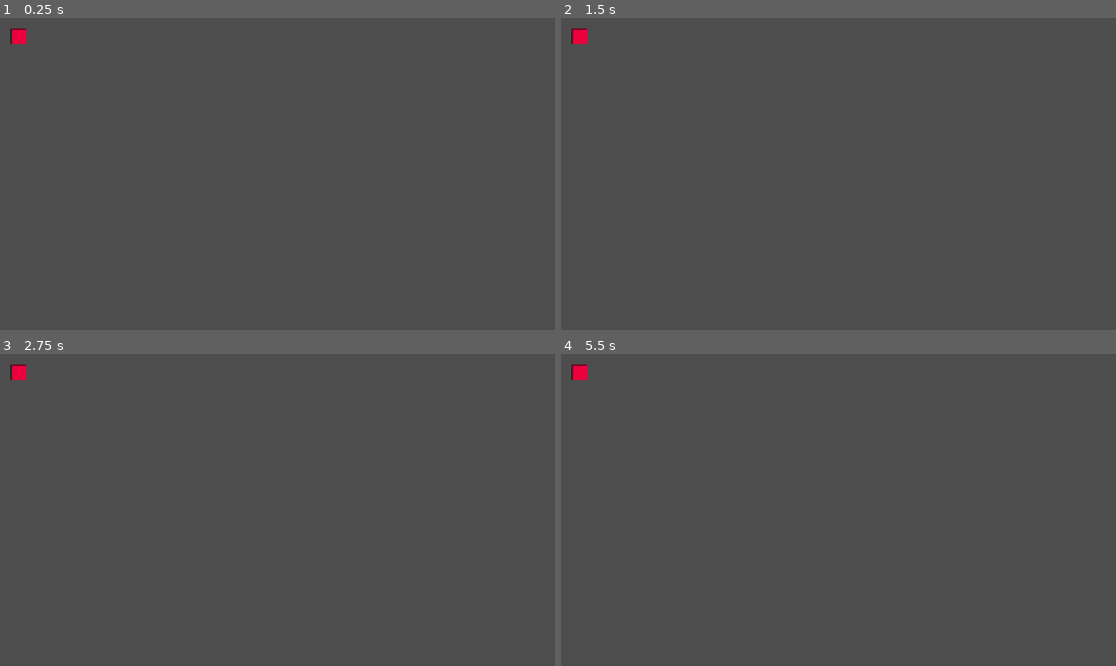
Above: before the commit, frames 1-4 (two rows, left to right).
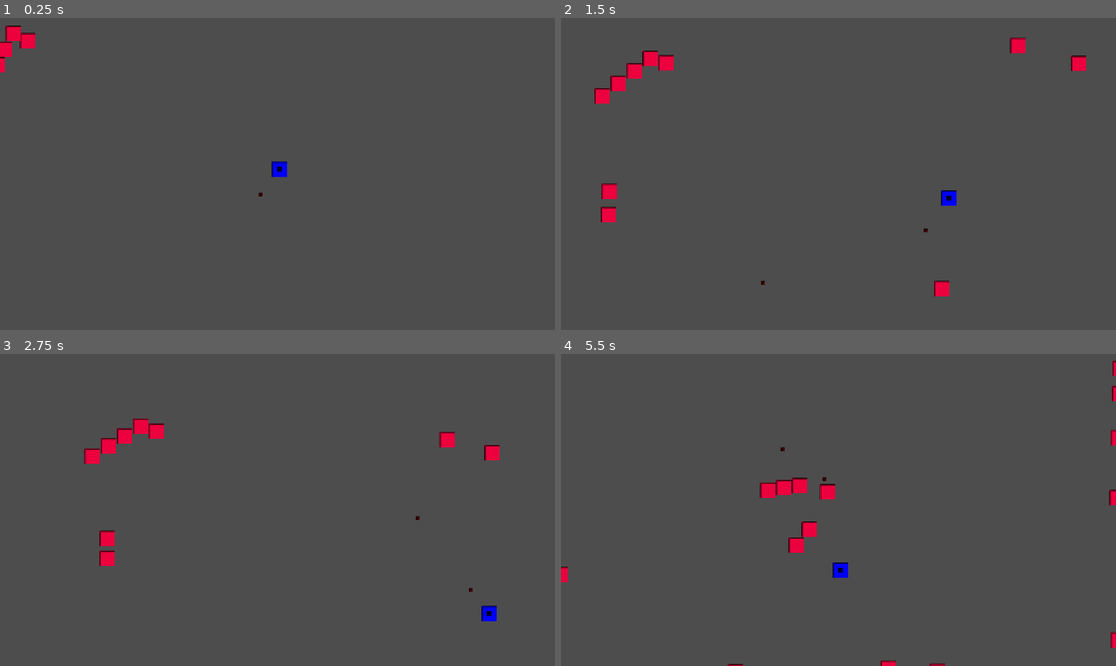
Above: after the commit, the same moments.

Repository: Ty700/Squirrelire-for-Hire
Game: Godot game, scene res://main.tscn
The game is run twice, just before and just after one commit, with the same random seed, the same clock (stepped at 60 frames per second) and the same inputs.
Inputs:
- Up to frame 1 (0.25 s): no input
- Up to frame 2 (1.5 s): hold Right (ui_right) 0.53-1.28 s; hold Down (ui_down) from 1.28 s (still down)
- Up to frame 3 (2.75 s): release Down (ui_down) at 2.03 s; hold Right (ui_right) from 2.03 s (still down)
- Up to frame 4 (5.5 s): release Right (ui_right) at 2.78 s; hold Up (ui_up) 2.78-3.53 s; hold Left (ui_left) 3.53-5.03 s; hold Down (ui_down) from 5.03 s (still down)

The runs differ from the first frame. In frame 1, 0.5% of the frame differs, in the area x 0-52%, y 2-58%; in frame 2, 1.7%, in the area x 1-95%, y 3-90%; in frame 3, 1.6%; in frame 4, 1.6%.

Commit message:
Finish basic setup of game

Diff:
--- a/base_player.gd
+++ b/base_player.gd
@@ -16,14 +16,17 @@
 		"max_hp": 100.0
 	}
 
+# Virtual function to setup in each unique player class
 func setup_weapon():
 	# Override in subclasses for different starting weapons
 	pass
 
+# Frame process
 func _physics_process(delta: float) -> void:
 	handle_movement()
 	handle_shooting(delta)
 
+# Basic Movement Speed
 func handle_movement() -> void:
 	var input_dir = Vector2()
 
@@ -42,12 +45,7 @@
 	velocity = input_dir * player_options["speed"]
 	move_and_slide()
 
-func handle_shooting(delta: float):
-	if weapon:
-		var nearest_enemy = find_nearest_enemy()
-		if nearest_enemy:
-			weapon.try_shoot(nearest_enemy.global_position)
-
+# Helper of handle_shooting
 func find_nearest_enemy():
 	var enemies = get_tree().get_nodes_in_group("enemies")
 	var nearest = null
@@ -61,16 +59,28 @@
 
 	return nearest
 
+# Generic shooting
+func handle_shooting(delta: float):
+	if weapon:
+		var nearest_enemy = find_nearest_enemy()
+		if nearest_enemy:
+			weapon.try_shoot(nearest_enemy.global_position)
+
+# Generic damage function
 func take_damage(damage_to_take: float) -> void:
 	player_options["hp"] -= damage_to_take
 
 	if player_options["hp"] <= 0.0:
 		death()
 
+# Death of player
+# TODO: Screen
 func death() -> void:
 	queue_free()
 
-# Weapon management functions
+# Basic weapon change
+# Might need to change this to add weapon as player
+# can have multiple at one time
 func change_weapon(new_weapon: BaseWeapon):
 	if weapon:
 		weapon.queue_free()
--- a/base_projectile.gd
+++ b/base_projectile.gd
@@ -30,10 +30,9 @@
 		queue_free()
 
 func _on_body_entered(body):
-	if body.has_method("take_damage"):
-		body.take_damage(projectile_stats["damage"])
-		on_hit(body)
-
-func on_hit(body):
-	# Override in subclasses for special effects
-	queue_free()
+	if body.is_in_group("player"):
+		return
+	else:
+		if body.has_method("take_damage"):
+			body.take_damage(projectile_stats["damage"])
+			queue_free()
--- a/enemy.gd
+++ b/enemy.gd
@@ -41,7 +41,6 @@
 		enemy_options["dmg_cooldown"] -= delta
 
 func take_damage(damage_to_take: float) -> void:
-	#print("Enemy took damage: ")
 	enemy_options["hp"] -= damage_to_take
 
 	if(enemy_options["hp"] <= 0.0):
--- a/main.tscn
+++ b/main.tscn
@@ -12,4 +12,6 @@
 
 [node name="Enemy" parent="." instance=ExtResource("2_h2yge")]
 position = Vector2(35, 36)
+collision_layer = 0
 motion_mode = 1
+platform_floor_layers = 4294967040
